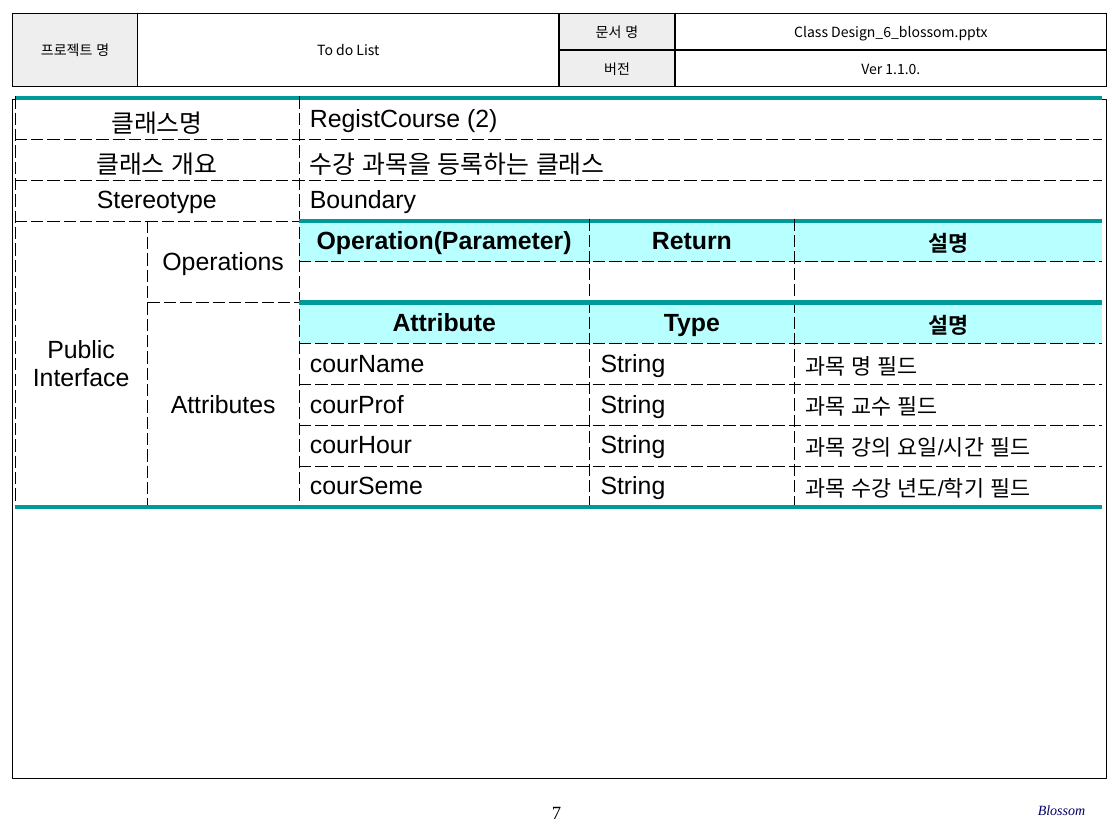
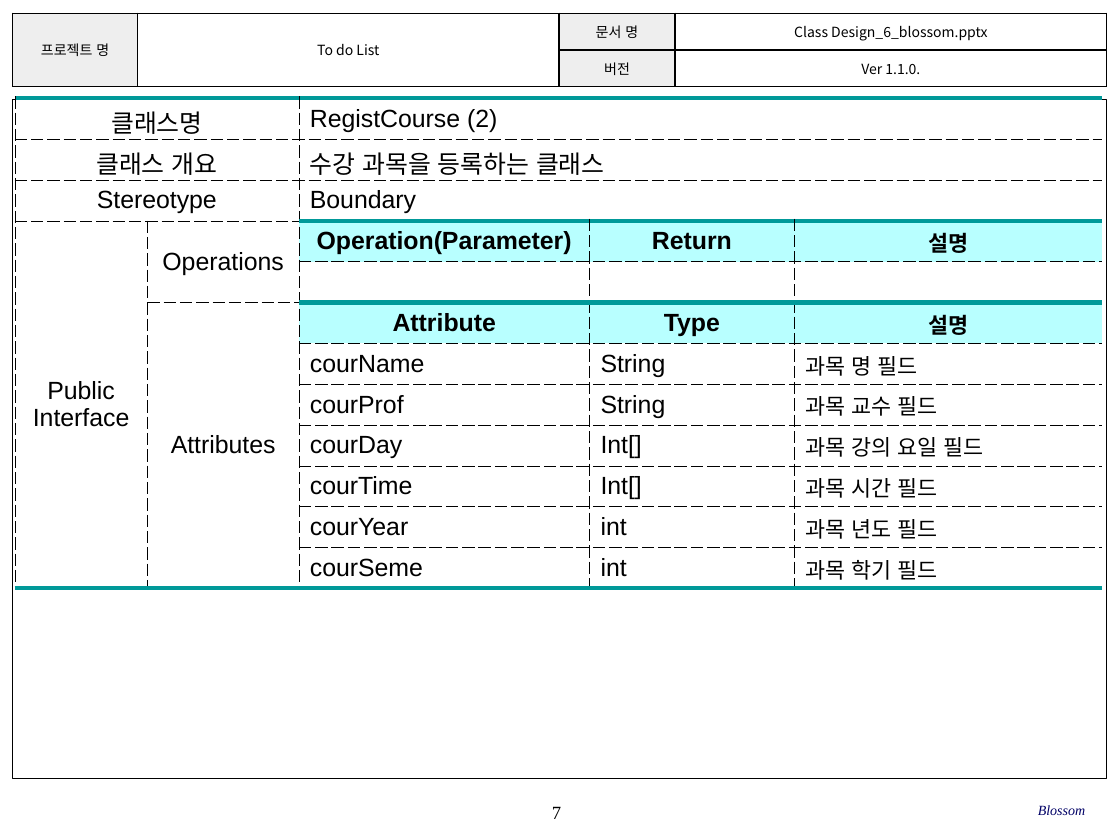
Before and after one commit to SE-admin/SE2017_6_blossom, a slide deck: slide 7 of doc/3_ 설계서/Class Design_6_blossom.pptx. Drawn at 1120x840 pixels with LibreOffice and Linux fonts; fonts in the diff are those of the drawing; background and template pictures are left out. Boxes give left, top, right and bottom in pixels: in the first picture for what was removed or moved away, otherwise in the second. Text is boxed around its words. In the diff, an @@ line names an element or a change of style, - is before the commit and + after.

```diff
--- a/doc/3_ 설계서/Class Design_6_blossom.pptx
+++ b/doc/3_ 설계서/Class Design_6_blossom.pptx
@@ table at [15, 99, 1102, 618] @@
-row 9:  |  | courHour | String | 과목 강의 요일/시간 필드
-row 10:  |  | courSeme | String | 과목 수강 년도/학기 필드
+row 9:  |  | courDay | Int[] | 과목 강의 요일 필드
+row 10:  |  | courTime | Int[] | 과목 시간 필드
+row 11:  |  | courYear | int | 과목 년도 필드
+row 12:  |  | courSeme | int | 과목 학기 필드
```
Also in this commit, not shown: 8 other slides changed, 13 slides added.
